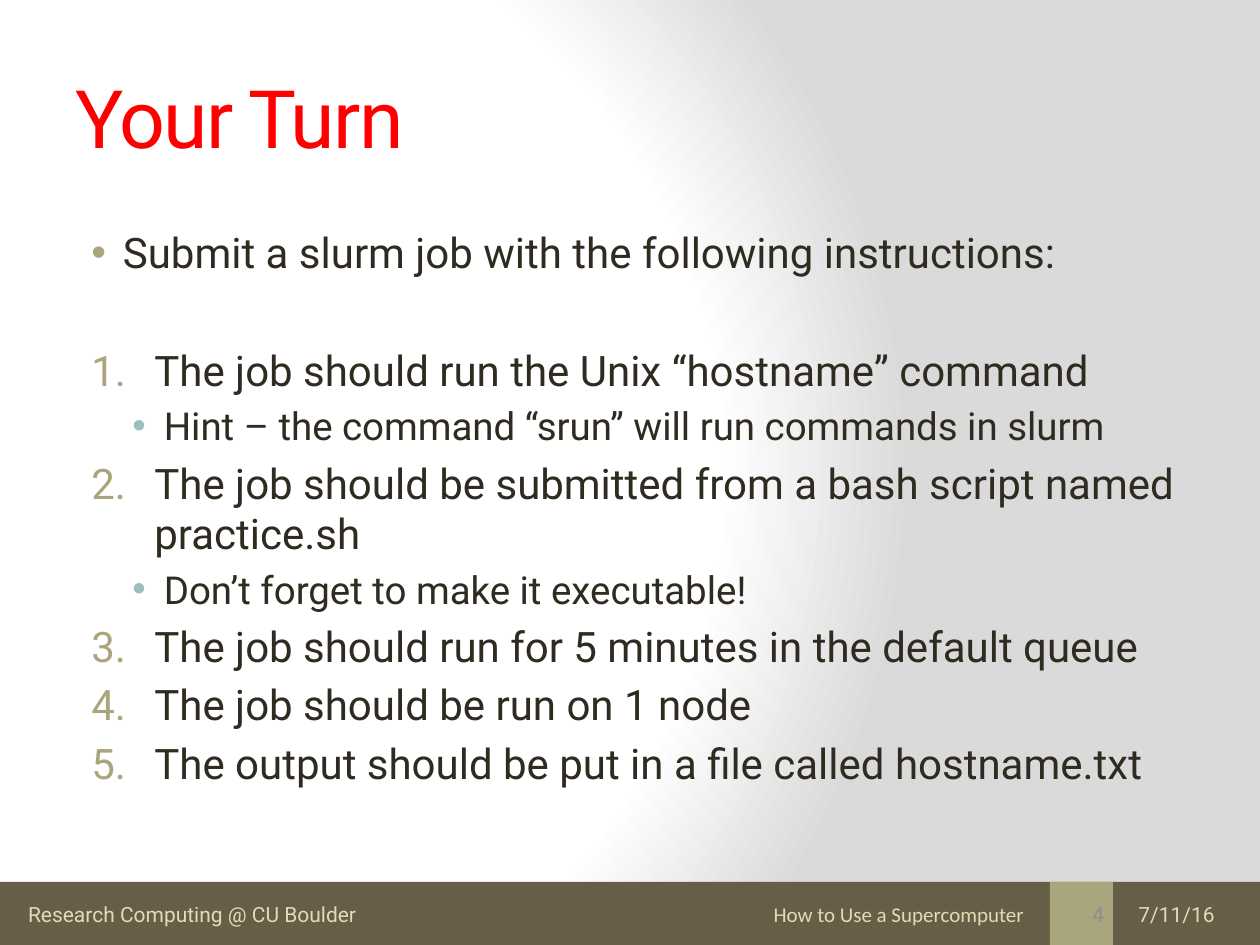
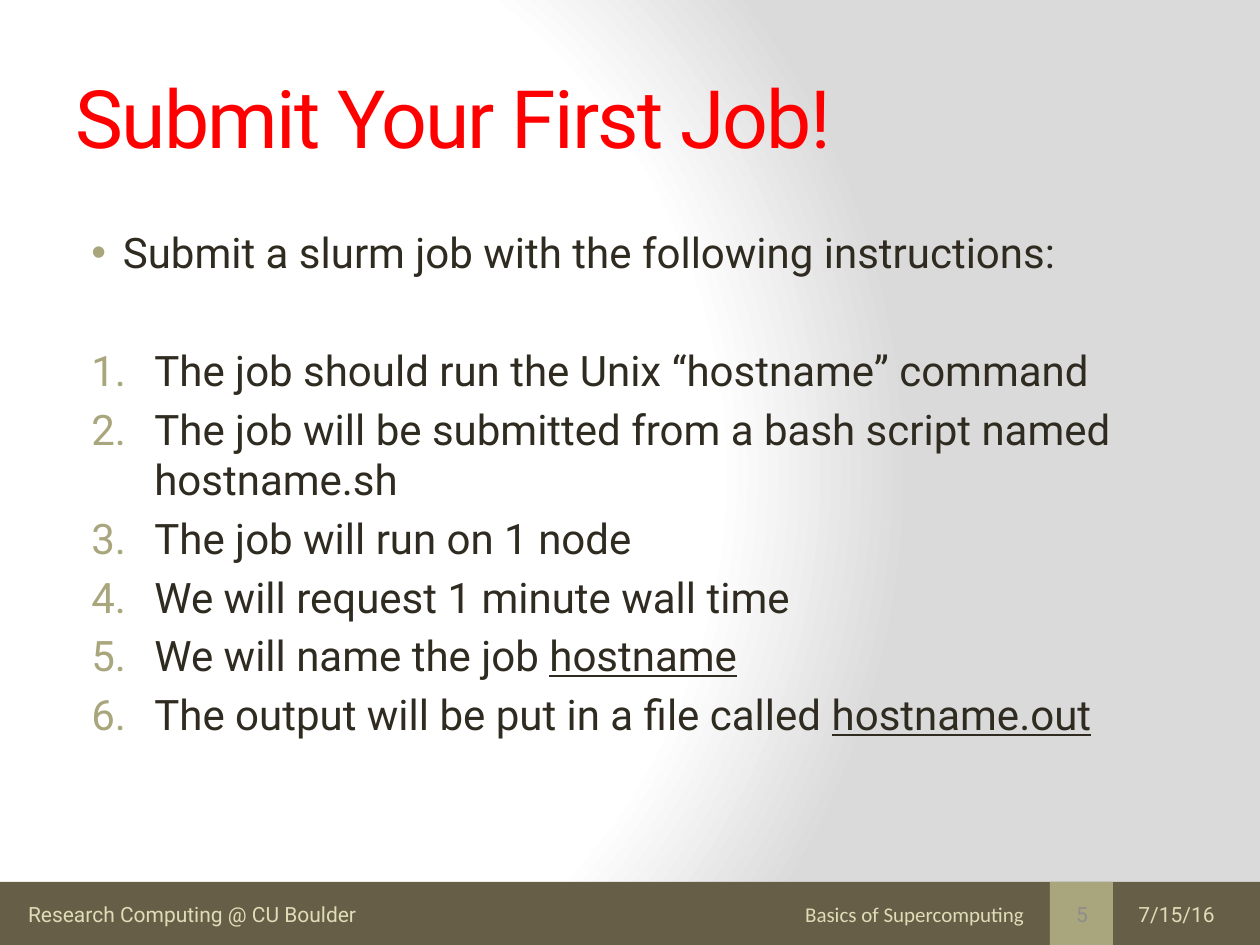
Before and after one commit to kkwinner/Final_Tutorials, a slide deck: slide 5 of Basics_Supercomputing/submitting_jobs_supercomputer.pptx (slide 4 before the commit). Drawn at 1260x945 pixels with LibreOffice and Linux fonts; fonts in the diff are those of the drawing. Boxes give left, top, right and bottom in pixels: in the first picture for what was removed or moved away, otherwise in the second. Text is boxed around its words. In the diff, an @@ line names an element or a change of style, - is before the commit and + after.

Commit message:
Updated talks for 2016 Basics Workshop

```diff
--- a/Basics_Supercomputing/submitting_jobs_supercomputer.pptx
+++ b/Basics_Supercomputing/submitting_jobs_supercomputer.pptx
@@ title at <box>76,87,831,149</box>: text changed @@
-Your Turn
+Submit Your First Job!
@@ text at <box>154,413,1111,739</box>: text changed @@
-  • Hint – the command “srun” will run commands in slurm
-2. The job should be submitted from a bash script named practice.sh
-  • Don’t forget to make it executable!
-3. The job should run for 5 minutes in the default queue
-4. The job should be run on 1 node
-5. The output should be put in a file called hostname.txt
+2. The job will be submitted from a bash script named hostname.sh
+3. The job will run on 1 node
+4. We will request 1 minute wall time
+5. We will name the job hostname
+6. The output will be put in a file called hostname.out
@@ text at <box>805,907,1024,926</box>: text changed @@
-How to Use a Supercomputer
+Basics of Supercomputing
@@ text at <box>1138,907,1214,923</box>: text changed @@
-7/11/16
+7/15/16
```
Also in this commit, not shown: 5 other slides changed, 15 slides added, 2 other files.
